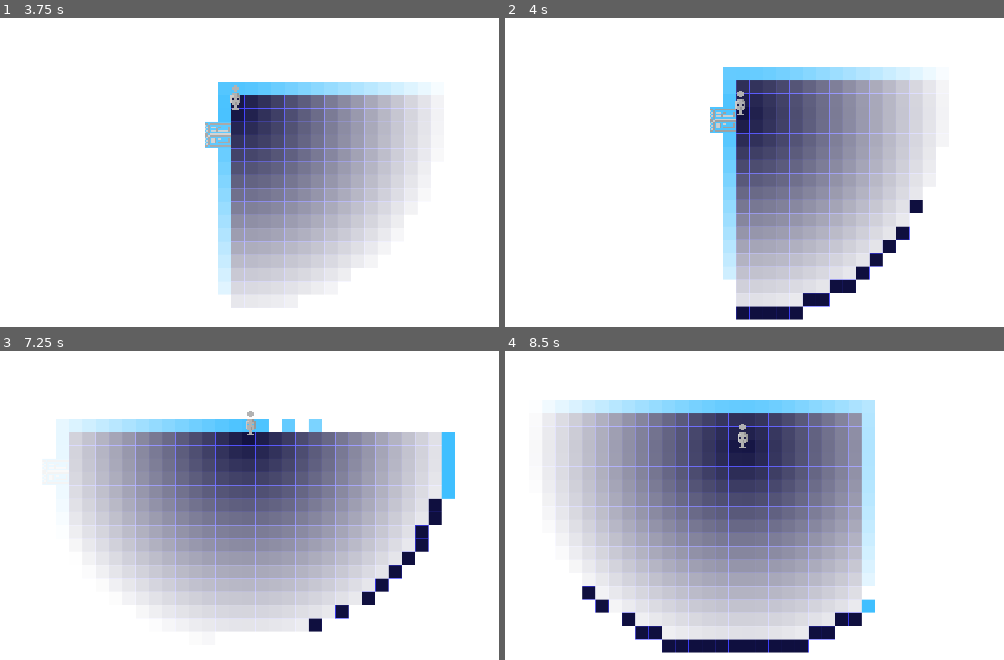
Above: before the commit, frames 1-4 (two rows, left to right).
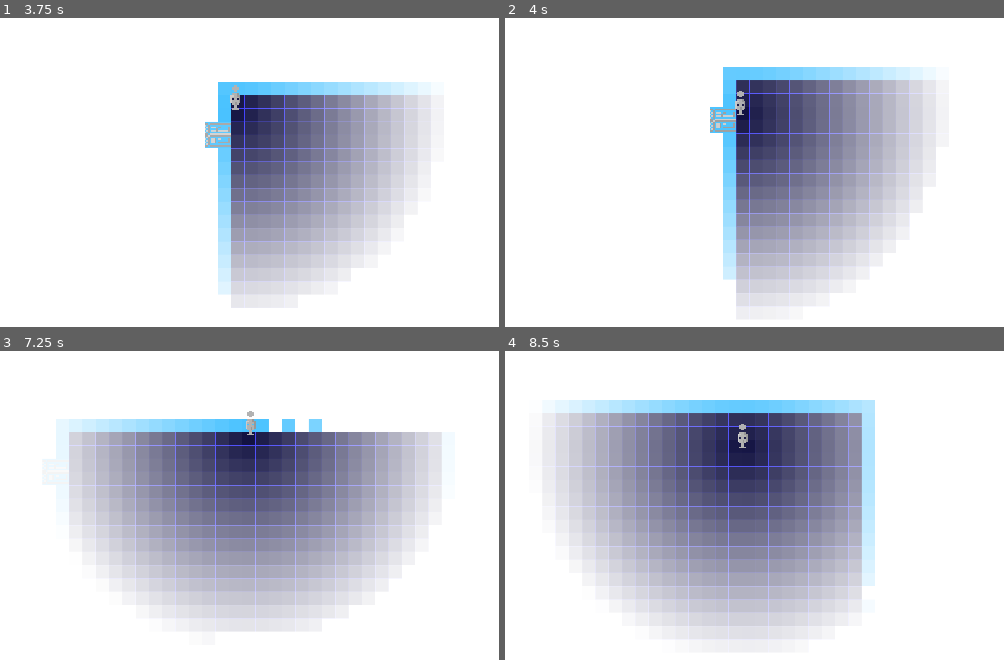
Above: after the commit, the same moments.

Repository: ObsidianBlk/NoSpace
Game: Godot game, scene res://World.tscn
The game is run twice, just before and just after one commit, with the same random seed, the same clock (stepped at 60 frames per second) and the same inputs.
Inputs:
- Up to frame 1 (3.75 s): hold E (trigger) 0.53-1.28 s; hold W (move_up) 0.53-2.03 s; tap E (trigger) at 1.35, 2.85 s; hold E (trigger) 2.03-2.78 s; hold A (move_left) 2.03-3.53 s; hold S (move_down) from 3.53 s (still down); hold E (trigger) from 3.53 s (still down)
- Up to frame 2 (4 s): keep holding S (move_down); keep holding E (trigger)
- Up to frame 3 (7.25 s): release S (move_down) at 4.28 s; release E (trigger) at 4.28 s; hold D (move_right) 4.28-5.03 s; tap E (trigger) at 4.35, 5.85 s; hold W (move_up) 5.03-5.78 s; hold E (trigger) 5.03-5.78 s; hold D (move_right) from 5.78 s (still down); hold E (trigger) from 6.53 s (still down)
- Up to frame 4 (8.5 s): release E (trigger) at 7.28 s; tap E (trigger) at 7.35 s; release D (move_right) at 8.03 s; hold S (move_down) from 8.03 s (still down); hold E (trigger) from 8.03 s (still down)

Frame 1 is identical in both runs. In frame 2, 1.7% of the frame differs, in the area x 46-84%, y 58-98%; in frame 3, 1.8%; in frame 4, 2.6%, in the area x 15-75%, y 76-98%.

Commit message:
More accurate region transitions. Added third region.

Diff:
--- a/Objects/NEM/DoorTile.gd
+++ b/Objects/NEM/DoorTile.gd
@@ -79,14 +79,16 @@
 func get_corners() -> Array:
 	var corners = []
 	if sprite and sprite.texture:
-		var hw = (sprite.texture.get_width() * sprite.scale.x) * 0.5
-		var hh = (sprite.texture.get_height() * sprite.scale.y) * 0.5
+		var w = sprite.texture.get_width() / sprite.hframes
+		var h = sprite.texture.get_height() / sprite.vframes
+		var hw = (w * sprite.scale.x) * 0.5
+		var hh = (h * sprite.scale.y) * 0.5
 
 		corners = [
-			Vector2((position.x - hw) - 1, (position.y - hh) - 1),
-			Vector2((position.x + hw) + 1, (position.y - hh) - 1),
-			Vector2((position.x + hw) + 1, (position.y + hh) + 1),
-			Vector2((position.x - hw) - 1, (position.y + hh) + 1)
+			global_position + Vector2((sprite.position.x - hw) - 1, (sprite.position.y - hh) - 1),
+			global_position + Vector2((sprite.position.x + hw) + 1, (sprite.position.y - hh) - 1),
+			global_position + Vector2((sprite.position.x + hw) + 1, (sprite.position.y + hh) + 1),
+			global_position + Vector2((sprite.position.x - hw) - 1, (sprite.position.y + hh) + 1)
 		]
 	return corners
 
--- a/Objects/NEM/DoorTile.tscn
+++ b/Objects/NEM/DoorTile.tscn
@@ -4,25 +4,24 @@
 [ext_resource path="res://Objects/NEM/DoorTile.gd" type="Script" id=2]
 [ext_resource path="res://Shaders/PalSwap4.shader" type="Shader" id=3]
 
-[sub_resource type="ShaderMaterial" id=6]
+[sub_resource type="ShaderMaterial" id=1]
 resource_local_to_scene = true
 shader = ExtResource( 3 )
 shader_param/pal_col_1 = Color( 0.6992, 0.6992, 0.6992, 1 )
 shader_param/pal_col_2 = Color( 0.6, 0.6, 0.6, 1 )
 shader_param/pal_col_3 = Color( 0.8, 0.8, 0.8, 1 )
 shader_param/pal_col_4 = Color( 0, 0, 0, 1 )
-shader_param/replace_col_1 = Color( 0.6992, 0.6992, 0.6992, 1 )
+shader_param/replace_col_1 = Color( 0.7, 0.7, 0.7, 1 )
 shader_param/replace_col_2 = Color( 0.6, 0.6, 0.6, 1 )
 shader_param/replace_col_3 = Color( 0.8, 0.8, 0.8, 1 )
 shader_param/replace_col_4 = Color( 0, 0, 0, 1 )
 shader_param/precision = 0.1
 shader_param/alpha = 1.0
 
-[sub_resource type="RectangleShape2D" id=1]
+[sub_resource type="RectangleShape2D" id=2]
 extents = Vector2( 32, 8 )
 
-[sub_resource type="Animation" id=2]
-resource_name = "close"
+[sub_resource type="Animation" id=3]
 length = 0.5
 tracks/0/type = "bezier"
 tracks/0/path = NodePath("Sprite:frame")
@@ -49,8 +48,7 @@
 } ]
 }
 
-[sub_resource type="Animation" id=3]
-resource_name = "idle"
+[sub_resource type="Animation" id=4]
 length = 0.1
 tracks/0/type = "value"
 tracks/0/path = NodePath("Sprite:frame")
@@ -65,8 +63,7 @@
 "values": [ 0 ]
 }
 
-[sub_resource type="Animation" id=4]
-resource_name = "open"
+[sub_resource type="Animation" id=5]
 length = 0.5
 tracks/0/type = "bezier"
 tracks/0/path = NodePath("Sprite:frame")
@@ -93,40 +90,40 @@
 } ]
 }
 
-[sub_resource type="RectangleShape2D" id=5]
+[sub_resource type="RectangleShape2D" id=6]
 extents = Vector2( 32, 32 )
 
 [node name="DoorTile" type="StaticBody2D"]
 script = ExtResource( 2 )
-facing = 1
+facing = 3
 
 [node name="Sprite" type="Sprite" parent="."]
-material = SubResource( 6 )
-position = Vector2( 16, -16 )
-rotation = 1.5708
+material = SubResource( 1 )
+position = Vector2( -16, -16 )
+rotation = 4.71239
 scale = Vector2( 4, 4 )
 texture = ExtResource( 1 )
 hframes = 8
 frame = 6
 
 [node name="CollisionShape2D" type="CollisionShape2D" parent="."]
-position = Vector2( -8, -16 )
-rotation = 1.5708
-shape = SubResource( 1 )
+position = Vector2( 8, -16 )
+rotation = 4.71239
+shape = SubResource( 2 )
 
 [node name="Anim" type="AnimationPlayer" parent="."]
 autoplay = "idle"
-anims/close = SubResource( 2 )
-anims/idle = SubResource( 3 )
-anims/open = SubResource( 4 )
+anims/close = SubResource( 3 )
+anims/idle = SubResource( 4 )
+anims/open = SubResource( 5 )
 
 [node name="ActArea" type="Area2D" parent="."]
-position = Vector2( -8, -16 )
+position = Vector2( 8, -16 )
 collision_layer = 0
 collision_mask = 32
 
 [node name="CollisionShape2D" type="CollisionShape2D" parent="ActArea"]
-shape = SubResource( 5 )
+shape = SubResource( 6 )
 
 [connection signal="tree_entered" from="." to="." method="_on_tree_entered"]
 [connection signal="animation_finished" from="Anim" to="." method="_on_anim_finished"]
--- a/Objects/NEM/NEM.gd
+++ b/Objects/NEM/NEM.gd
@@ -19,6 +19,8 @@
 
 var living_regions = []
 var living_tiles = {}
+
+var opened_door_info = null
 
 # ---------------------------------------------------------------------------
 # On Ready Variables
@@ -37,8 +39,9 @@
 	if living_regions.size() <= 0:
 		return
 
+	var tiles = _scan_for_living_tiles()
+	_build_from_tiles(tiles)
 	_clear_living_tiles()
-	_scan_for_living_tiles()
 
 
 func _clear_living_tiles() -> void:
@@ -49,6 +52,8 @@
 			if n.tile is PulseTile or n.tile is DoorTile:
 				var dist = player_node.position.distance_to(n.tile.position)
 				n.tile.alpha = 1.0 - (dist / player_node.sight)
+			else:
+				print("This is odd")
 		else:
 			dkeys.append(key)
 
@@ -61,7 +66,7 @@
 		living_tiles.erase(key)
 
 
-func _scan_for_living_tiles() -> void:
+func _scan_for_living_tiles() -> Array:
 	var tiles = []
 	if living_regions.size() == 1:
 		tiles = _get_tiles(player_node.position, player_node.sight)
@@ -74,9 +79,34 @@
 			# TODO: If this is an actual issue, figure out a better solution?
 		else:
 			for idx in range(0, tiles.size()):
+				#if tiles[idx][1] == TILE_TYPE.NONE and tb[idx][1] != TILE_TYPE.NONE:
+				#	tiles[idx] = tb[idx]
+				#elif opened_door_info != null:
+				var doffs = Vector2(
+					(opened_door_info.x * tile_size) - living_regions[0].offset.x,
+					(opened_door_info.y * tile_size) - living_regions[0].offset.y
+				)
+				var swap = false
+				match(opened_door_info.facing):
+					DoorTile.FACING.UP:
+						swap = player_node.position.y < doffs.y
+					DoorTile.FACING.DOWN:
+						swap = player_node.position.y > doffs.y
+					DoorTile.FACING.LEFT:
+						swap = player_node.position.x < doffs.x
+					DoorTile.FACING.RIGHT:
+						swap = player_node.position.x > doffs.x
+
+				if swap:
+					var t = tiles
+					tiles = tb
+					tb = t
+
 				if tiles[idx][1] == TILE_TYPE.NONE and tb[idx][1] != TILE_TYPE.NONE:
 					tiles[idx] = tb[idx]
-
+	return tiles
+
+func _build_from_tiles(tiles : Array) -> void:
 	if tiles.size() > 0:
 		var px = int(player_node.position.x) % int(tile_size)
 		var py = int(player_node.position.y) % int(tile_size)
@@ -88,17 +118,23 @@
 			var ttype = tiles[idx][1]
 			var tpos = tiles[idx][2] * tile_size
 			var tidx = tiles[idx][3]
-			var key = String(tpos.x) + "x" + String(tpos.y)
-
-			if not (key in living_tiles) and is_position_visible(tpos) and ttype != TILE_TYPE.NONE:
+			var key = String(int(tpos.x)) + "x" + String(int(tpos.y))
+
+			var allow = true
+			if (key in living_tiles):
+				if opened_door_info == null:
+					allow = false
+				elif living_tiles[key].tile is DoorTile:
+					allow = false
+				else:
+					if living_tiles[key].ridx == ridx or opened_door_info.regdom != ridx:
+						allow = false
+			if allow and is_position_visible(tpos) and ttype != TILE_TYPE.NONE:
 				var tn = null
 
 				if ttype == TILE_TYPE.DOOR:
-					print("Checking for door")
 					var dinfo = _get_door_info(ridx, tidx)
 					if dinfo != null:
-						if ridx == 1:
-							print("Door TPOS: ", tiles[idx][2], " | DInfo: ", dinfo, " | PPos: ", Vector2(px, py))
 						tn = door_resource.instance()
 						tn.facing = dinfo.facing
 						tn.ridx = dinfo.to_ridx
@@ -107,7 +143,6 @@
 						tn.connect("door_opened", self, "_on_door_open")
 						tn.connect("door_closed", self, "_on_door_closed")
 					else:
-						print("Failed to find door")
 						ttype = TILE_TYPE.WALL
 
 				if ttype == TILE_TYPE.FLOOR:
@@ -124,6 +159,7 @@
 					tn.position = tpos
 					living_tiles[key] = {"ridx":ridx, "tile":tn}
 
+
 func _get_door_info(ridx : int, tidx : int):
 	var door_list = regions[ridx].doors
 	for door in door_list:
@@ -153,6 +189,24 @@
 	var start = pos
 
 	var trad = floor(radius / tile_size)
+	var inc_region = Rect2(start.x - trad, start.y - trad, trad*2, trad*2)
+	var treg = false
+	if lridx == 0 and opened_door_info != null:
+		# NOTE: For my own confusion, the actual inclusion regions are INVERTED due to an error in
+		# facing that cannot be fixed quickly (I think).
+		match(opened_door_info.facing):
+			DoorTile.FACING.UP:
+				inc_region = Rect2(start.x - trad, start.y - trad, trad*2, trad)
+			DoorTile.FACING.DOWN:
+				inc_region = Rect2(start.x - trad, start.y, trad*2, trad)
+			DoorTile.FACING.LEFT:
+				inc_region = Rect2(start.x - trad, start.y - trad, trad, trad*2)
+			DoorTile.FACING.RIGHT:
+				inc_region = Rect2(start.x, start.y - trad, trad, trad*2)
+		if living_regions[1].ridx == 2:
+			treg = true
+			#print("Facing: ", regions[1].doors[1].facing)
+			#print("Pos", pos, " | Inc Region: ", inc_region, "Facing: ", opened_door_info.facing)
 
 	for y in range(start.y - trad, start.y + trad):
 		for x in range(start.x - trad, start.x + trad):
@@ -161,7 +215,10 @@
 			var tidx = (tpos.y * reg_size.x) + tpos.x
 			if tpos.x >= 0 and tpos.x < reg_size.x and tpos.y >= 0 and tpos.y < reg_size.y:
 				var dist = Vector2(x, y).distance_to(start)
-				if dist < trad:
+
+				#if treg and not (inc_region.has_point(Vector2(x, y))):
+				#	print("Cannot Store: ", Vector2(x, y))
+				if dist < trad and inc_region.has_point(Vector2(x, y)):
 					tval = reg.tiles[tidx]
 			tiles.append([living_regions[lridx].ridx, tval, tpos + offset, tidx])
 	return tiles
@@ -283,6 +340,9 @@
 		)
 		var end = Vector2(start.x + rect.size.x, start.y + rect.size.y)
 
+		if rect.position.x == 14 and rect.position.y == 7:
+			pass
+
 		for y in range(start.y, end.y):
 			for x in range(start.x, end.x):
 				var index = (y * container_rect.size.x) + x
@@ -305,7 +365,7 @@
 				if dx - 1 < 0:
 					idx_l = -1
 
-				var idx_r = (dy * container_rect.size.y) + (dx + 1)
+				var idx_r = (dy * container_rect.size.x) + (dx + 1)
 				if dx + 1 >= container_rect.size.x:
 					idx_r = -1
 
@@ -331,7 +391,7 @@
 						if idx_r == -1 or reg.tiles[idx_r] == TILE_TYPE.NONE:
 							facing = DoorTile.FACING.RIGHT
 
-				if facing > -1:
+				if facing >= 0:
 					reg.doors.append({
 						"tidx": idx,
 						"didx": didx,
@@ -382,6 +442,12 @@
 		var door_list = regions[ridx].doors
 		for door in door_list:
 			if door.didx == didx:
+				opened_door_info = {
+					"x": door.x,
+					"y": door.y,
+					"facing": door.facing,
+					"regdom": 0
+				}
 				offset.x = (pos.x - door.x)
 				offset.y = (pos.y - door.y)
 				#print("Pos: ", pos, " | Door Pos: ", Vector2(door.x, door.y), " | Result: ", offset)
@@ -389,9 +455,11 @@
 					"offset": offset * tile_size,
 					"ridx": ridx
 				})
+				break
 
 func _on_door_closed(exited_through : bool) -> void:
 	if living_regions.size() > 1:
+		opened_door_info = null
 		if exited_through:
 			living_regions = [living_regions[1]]
 		else:
--- a/World.gd
+++ b/World.gd
@@ -27,16 +27,38 @@
 	NEM.add_region(
 		Color(0.25, 1.0, 0.25), Color(1.0, 0.75, 0.25),
 		[
-			Rect2(-10, -10, 20, 20)
+			Rect2(-10, -10, 20, 20),
+			Rect2(8, -10, 20, 9),
+			Rect2(14, -3, 6, 10)
 		],
 		[{
 			"x": 9,
 			"y": 0,
 			"to_ridx": 0,
 			"to_didx": 0
+		},
+		{
+			"x": 14,
+			"y": 2,
+			"to_ridx": 2,
+			"to_didx": 0
+		}
+		],
+		Vector2(5, 5)
+	)
+
+	NEM.add_region(
+		Color(1.0, 0.25, 0.25), Color(0.75, 1.0, 0.25),
+		[
+			Rect2(0, 0, 20, 20)
+		],
+		[{
+			"x": 19,
+			"y": 5,
+			"to_ridx": 1,
+			"to_didx": 1
 		}],
-		Vector2(5, 5),
-		true
+		Vector2(5, 5)
 	)
 
 	#NEM.add_region(
